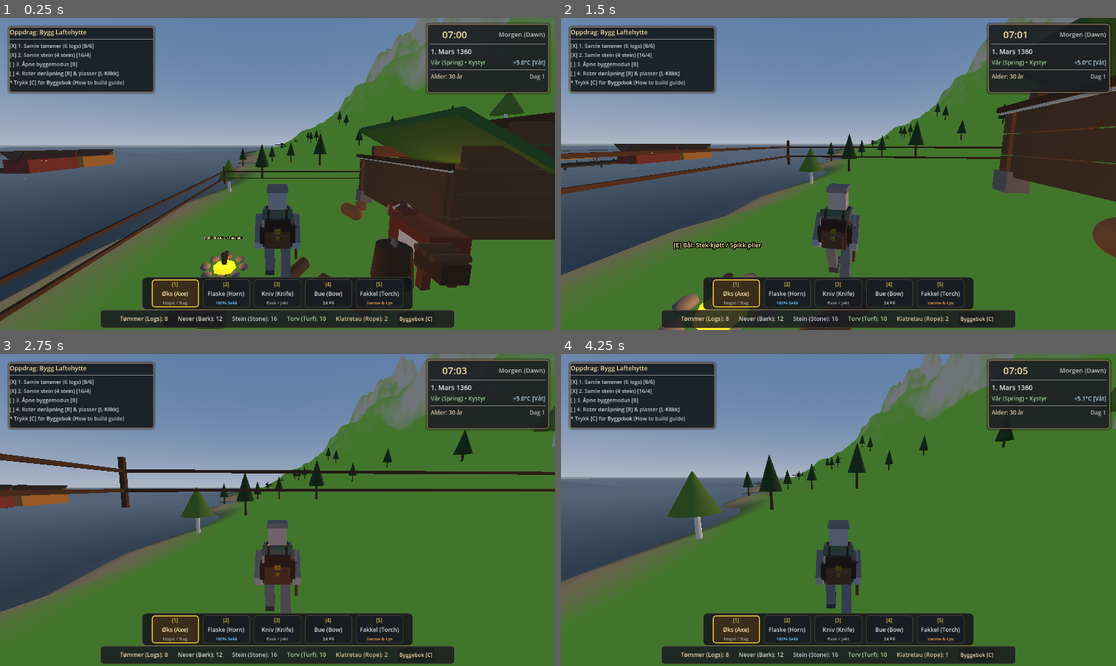
Above: before the commit, frames 1-4 (two rows, left to right).
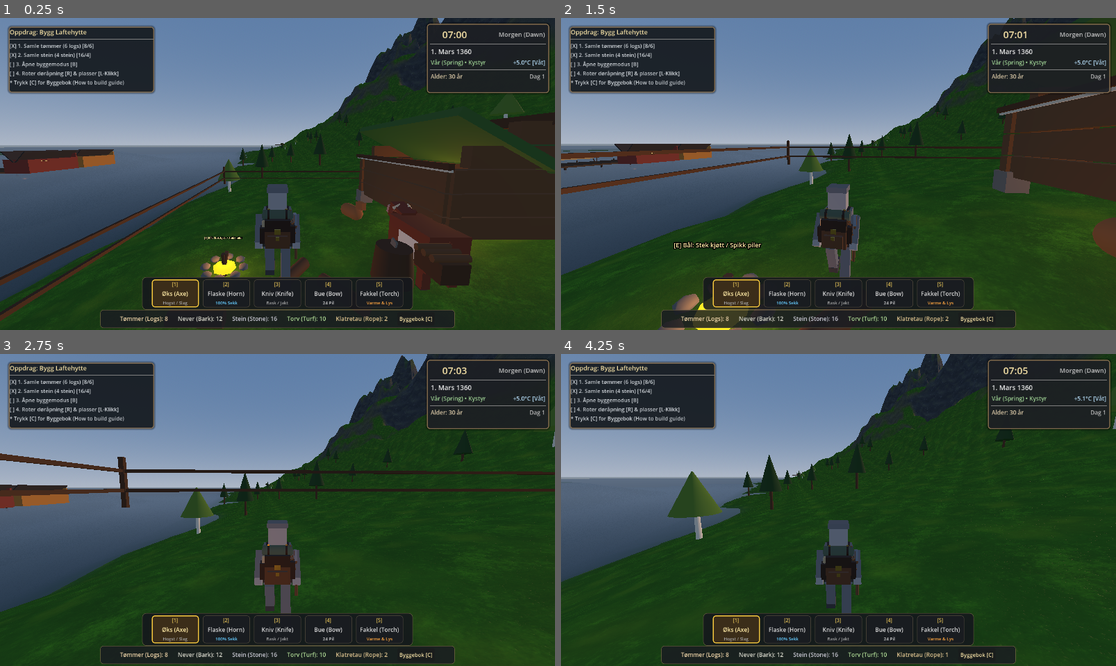
Above: after the commit, the same moments.

Repository: erlfas/medieval-bergen
Game: Godot game, scene res://scenes/main.tscn
The game is run twice, just before and just after one commit, with the same random seed, the same clock (stepped at 60 frames per second) and the same inputs.
Inputs (mouse positions are in pixels of both pictures, inside the frame that each line leads up to):
- Up to frame 1 (0.25 s): no input
- Up to frame 2 (1.5 s): tap Enter at 0.5 s; move the mouse to (866, 174) at 0.52 s; hold W (move_forward) from 0.53 s (still down); tap Space (jump) at 0.6, 0.77, 1.07 s; click (866, 174) at 0.67 s; move the mouse to (810, 174) at 1.27 s; tap Tab (cycle_piece_next) at 1.35 s
- Up to frame 3 (2.75 s): keep holding W (move_forward); tap Space (jump) at 1.52, 1.55, 1.82, 2.3 s; move the mouse to (288, 503) at 2.02 s; hold Q (cycle_piece_prev) from 2.03 s (still down)
- Up to frame 4 (4.25 s): keep holding W (move_forward); move the mouse to (832, 516) at 2.77 s; release Q (cycle_piece_prev) at 2.78 s; tap T (deploy_rope) at 2.85 s; click (832, 516) at 2.92 s; tap Space (jump) at 3.02, 3.05, 3.32, 3.77, 3.8, 4.07 s; move the mouse to (877, 513) at 3.52 s; hold H (eat_food) from 3.53 s (still down)

The runs differ from the first frame. In frame 1, 27% of the frame differs, in the area x 0-100%, y 0-100%; in frame 2, 35%; in frame 3, 46%; in frame 4, 54%.

Commit message:
Fix mid-air climbing exploit and restore textured terrain surface

Diff:
--- a/scripts/player/settler_controller.gd
+++ b/scripts/player/settler_controller.gd
@@ -56,6 +56,7 @@
 var climb_normal: Vector3 = Vector3.BACK
 var is_on_rope: bool = false
 var active_rope: ClimbingRope = null
+var _climb_cooldown: float = 0.0
 
 var cam_yaw: float = 0.0
 var cam_pitch: float = deg_to_rad(-8.0)
@@ -265,6 +266,9 @@
 			torch_light.visible = is_holding_torch
 
 func _physics_process(delta: float) -> void:
+	if _climb_cooldown > 0.0:
+		_climb_cooldown -= delta
+
 	# Direction relative to camera view (Task 1)
 	var input_dir := Input.get_vector("move_left", "move_right", "move_forward", "move_backward")
 	var cam_forward := Vector3(-sin(cam_yaw), 0.0, -cos(cam_yaw))
@@ -298,7 +302,7 @@
 	# -------------------------------------------------------------
 	# 2. MOUNTAIN CLIFF DETECTION & ROCK CLIMBING ENGAGE (Task 7)
 	# -------------------------------------------------------------
-	if not is_climbing and not is_swimming and not is_on_rope and not is_carrying_log:
+	if _climb_cooldown <= 0.0 and not is_climbing and not is_swimming and not is_on_rope and not is_carrying_log:
 		var cliff_info := _check_steep_cliff()
 		if not cliff_info.is_empty():
 			var moving_into_cliff := input_dir.y < -0.2
@@ -351,6 +355,15 @@
 			velocity = Vector3.ZERO
 
 	elif is_climbing:
+		# Check if cliff contact is maintained - disengage immediately if moving into open air or off cliff
+		var track_info := _check_steep_cliff()
+		if track_info.is_empty():
+			is_climbing = false
+			_climb_cooldown = 0.25
+			velocity = Vector3.DOWN * 2.0
+		else:
+			climb_normal = track_info.normal
+
 		# FREEFORM ROCK CLIMBING (Task 7)
 		# W climbs UP, S climbs DOWN, A climbs LEFT, D climbs RIGHT
 		var cliff_right := Vector3.UP.cross(climb_normal).normalized()
@@ -370,11 +383,13 @@
 		# Exhaustion slip if stamina depletes
 		if survival_stats.stamina <= 0.0:
 			is_climbing = false
+			_climb_cooldown = 1.0
 			velocity = climb_normal * 1.5 + Vector3.DOWN * 2.0
 
 		# Push off / Jump off cliff face
 		if Input.is_action_just_pressed("jump"):
 			is_climbing = false
+			_climb_cooldown = 0.45
 			velocity = climb_normal * 4.2 + Vector3.UP * 3.6
 
 		# Vault onto top ledge if reached
@@ -390,16 +405,13 @@
 					if l_norm.angle_to(Vector3.UP) < deg_to_rad(45.0):
 						global_position = ledge_hit.position + Vector3(0.0, 0.1, 0.0)
 						is_climbing = false
+						_climb_cooldown = 0.5
 						velocity = Vector3.ZERO
 
 		# Reached ground at base of cliff
 		if input_dir.y > 0.2 and is_on_floor():
 			is_climbing = false
-
-		# Continuous normal updates as settler traverses cliff
-		var track_info := _check_steep_cliff()
-		if not track_info.is_empty():
-			climb_normal = track_info.normal
+			_climb_cooldown = 0.2
 
 	elif is_swimming:
 		# SWIMMING MECHANICS (Task 2)
@@ -523,10 +535,10 @@
 		return {}
 
 	var chest_origin := global_position + Vector3(0.0, 1.05, 0.0)
-	var forward_dir := -global_transform.basis.z
-
-	# 1. Forward raycast check
-	var query := PhysicsRayQueryParameters3D.create(chest_origin, chest_origin + forward_dir * 1.35)
+	var forward_dir := -climb_normal if is_climbing else -global_transform.basis.z
+
+	# 1. Forward raycast check - physical contact within arm's reach (1.1m)
+	var query := PhysicsRayQueryParameters3D.create(chest_origin, chest_origin + forward_dir * 1.1)
 	query.exclude = [get_rid()]
 	var hit := space_state.intersect_ray(query)
 
@@ -542,18 +554,20 @@
 		if wall_n.angle_to(Vector3.UP) >= deg_to_rad(50.0):
 			return {"hit": true, "normal": wall_n, "position": global_position - wall_n * 0.45, "distance": 0.45}
 
-	# 3. Direct terrain slope sampling
+	# 3. Direct terrain slope sampling (ONLY when adjacent to ground surface)
 	if terrain_generator:
 		var px := global_position.x
 		var pz := global_position.z
 		var h_center := terrain_generator.sample_height(px, pz)
-		var step_dist := 0.75
-		var h_fwd := terrain_generator.sample_height(px + forward_dir.x * step_dist, pz + forward_dir.z * step_dist)
-		var rise := h_fwd - h_center
-		var slope_deg := rad_to_deg(atan2(rise, step_dist))
-		if slope_deg >= 50.0:
-			var estimated_norm := Vector3(-forward_dir.x, 0.25, -forward_dir.z).normalized()
-			return {"hit": true, "normal": estimated_norm, "position": global_position + forward_dir * 0.6, "distance": 0.6}
+		# Settler must be within touching reach of terrain surface (<= 1.8m vertical)
+		if absf(global_position.y - h_center) < 1.8:
+			var step_dist := 0.75
+			var h_fwd := terrain_generator.sample_height(px + forward_dir.x * step_dist, pz + forward_dir.z * step_dist)
+			var rise := h_fwd - h_center
+			var slope_deg := rad_to_deg(atan2(rise, step_dist))
+			if slope_deg >= 50.0:
+				var estimated_norm := Vector3(-forward_dir.x, 0.25, -forward_dir.z).normalized()
+				return {"hit": true, "normal": estimated_norm, "position": global_position + forward_dir * 0.6, "distance": 0.6}
 
 	return {}
 
--- a/scripts/terrain/bergen_terrain_generator.gd
+++ b/scripts/terrain/bergen_terrain_generator.gd
@@ -400,11 +400,33 @@
 		cf_starter.global_position = Vector3(148.0, sy, 146.0)
 
 func _create_terrain_material() -> Material:
+	if terrain_shader != null:
+		var mat := ShaderMaterial.new()
+		mat.shader = terrain_shader
+		if grass_texture != null:
+			mat.set_shader_parameter("grass_albedo", grass_texture)
+		if grass_normal_map != null:
+			mat.set_shader_parameter("grass_normal", grass_normal_map)
+		if rock_texture != null:
+			mat.set_shader_parameter("rock_albedo", rock_texture)
+		if rock_normal_map != null:
+			mat.set_shader_parameter("rock_normal", rock_normal_map)
+		if scree_texture != null:
+			mat.set_shader_parameter("scree_albedo", scree_texture)
+		if scree_normal_map != null:
+			mat.set_shader_parameter("scree_normal", scree_normal_map)
+		if macro_noise_map != null:
+			mat.set_shader_parameter("macro_noise", macro_noise_map)
+		return mat
+
 	var fallback := StandardMaterial3D.new()
 	fallback.vertex_color_use_as_albedo = true
-	fallback.shading_mode = BaseMaterial3D.SHADING_MODE_UNSHADED
+	fallback.albedo_texture = grass_texture
+	fallback.normal_enabled = true
+	fallback.normal_texture = grass_normal_map
+	fallback.uv1_scale = Vector3(120.0, 120.0, 1.0)
 	fallback.roughness = 0.85
-	fallback.cull_mode = BaseMaterial3D.CULL_DISABLED
+	fallback.cull_mode = BaseMaterial3D.CULL_BACK
 	return fallback
 
 func _ensure_water_plane() -> void:
--- a/shaders/bergen_terrain.gdshader
+++ b/shaders/bergen_terrain.gdshader
@@ -1,5 +1,5 @@
 shader_type spatial;
-render_mode cull_back, diffuse_burley, specular_schlick_ggx;
+render_mode cull_back, diffuse_lambert, specular_schlick_ggx;
 
 // Bergen 1360 - Atmospheric Medieval Norwegian Terrain Shader
 // Features:
Binary file changed: assets/terrain/grass_albedo.png
Binary file changed: assets/terrain/grass_normal.png
Binary file changed: assets/terrain/rock_albedo.png
Binary file changed: assets/terrain/rock_normal.png
Binary file changed: assets/terrain/scree_albedo.png
Binary file changed: assets/terrain/scree_normal.png
Not shown, changed: web/public/index.pck
